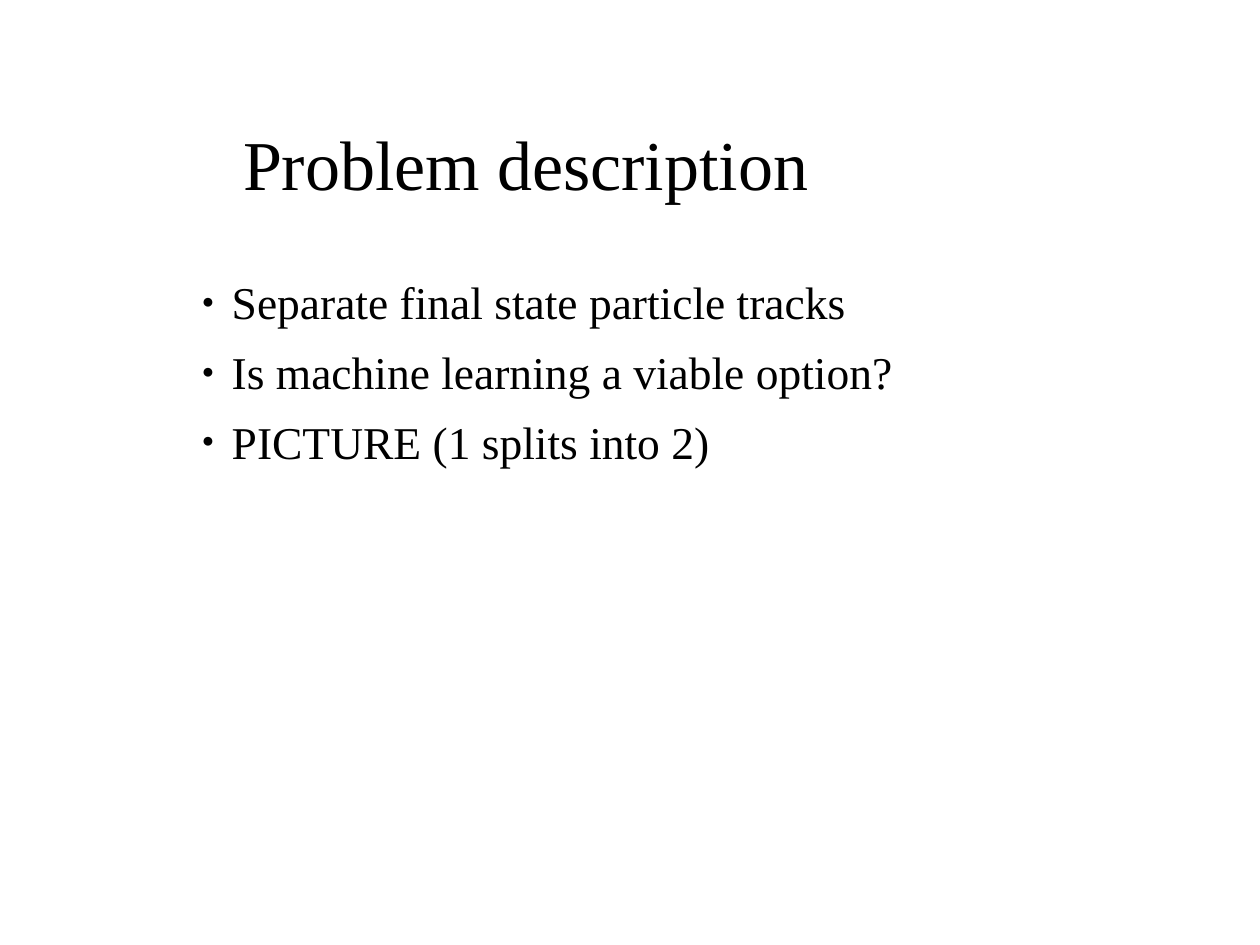
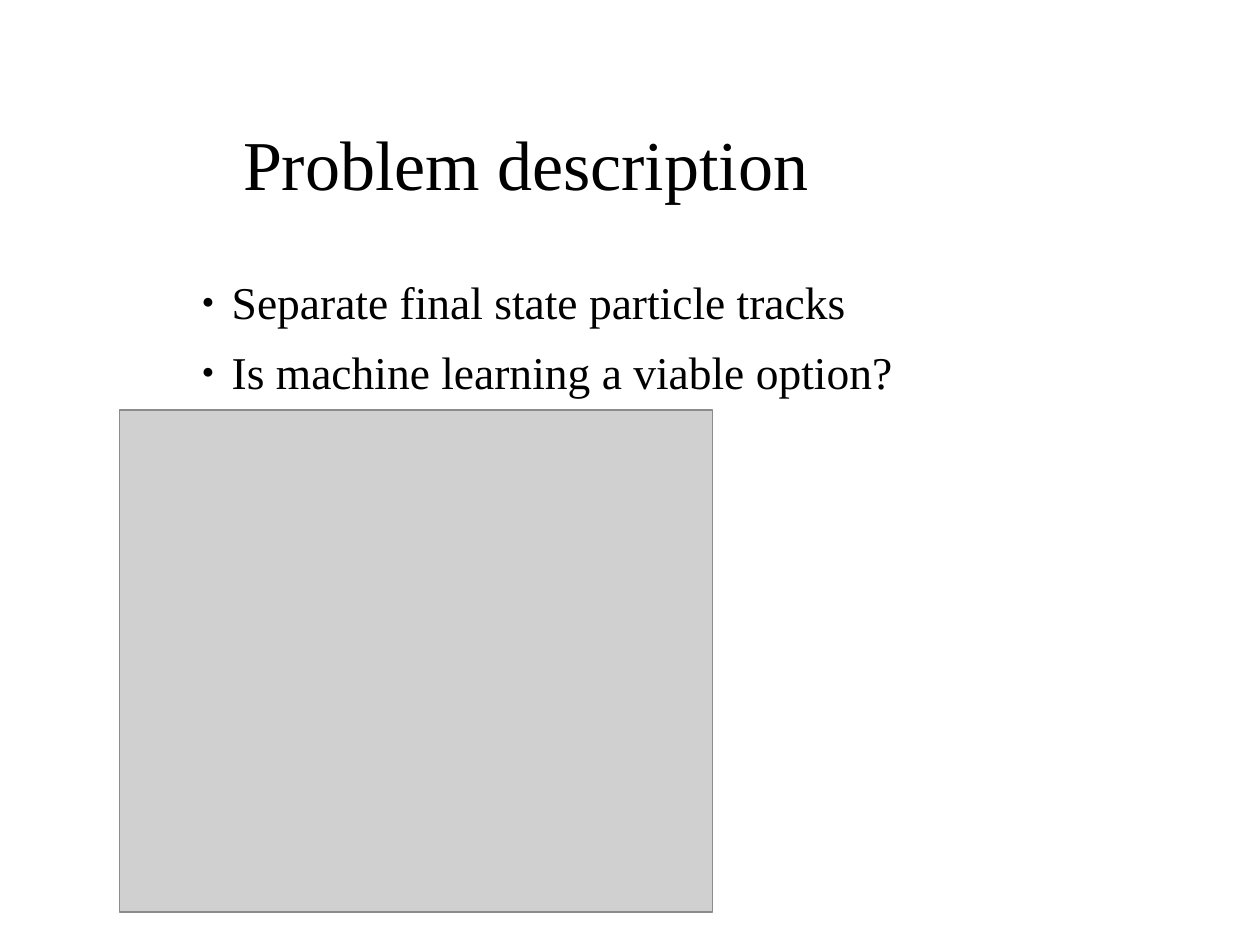
Before and after one commit to aaaaarvi/Projektarbete17, a slide deck: slide 5 of presentation/presentation.odp. Drawn at 1260x945 pixels with LibreOffice and Linux fonts; fonts in the diff are those of the drawing; grey boxes stand for pictures; background and template pictures are left out. Boxes give left, top, right and bottom in pixels: in the first picture for what was removed or moved away, otherwise in the second. Text is boxed around its words. In the diff, an @@ line names an element or a change of style, - is before the commit and + after.

Commit message:
added images to presentation

```diff
--- a/presentation/presentation.odp
+++ b/presentation/presentation.odp
@@ picture added at <box>120,410,713,911</box> @@
@@ text at <box>232,427,709,467</box>: paragraph removed @@
-● PICTURE (1 splits into 2)
```
Also in this commit, not shown: 4 other slides changed, 3 slides added, 2 slides removed, 17 other files.
